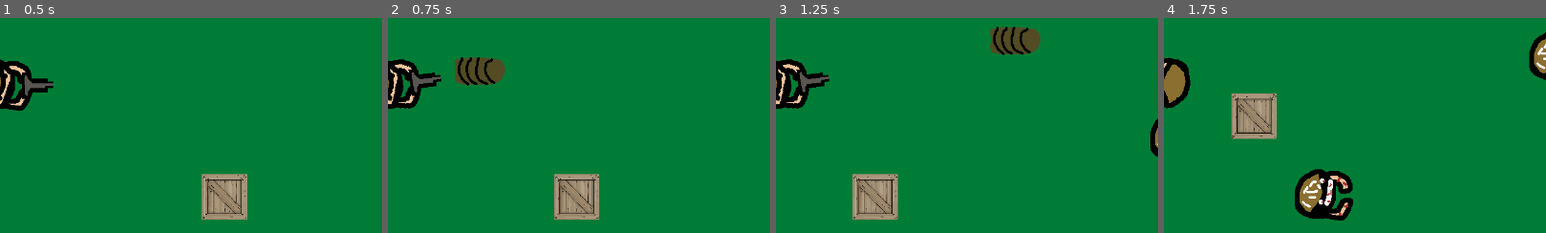
Above: before the commit, frames 1-4 (left to right).
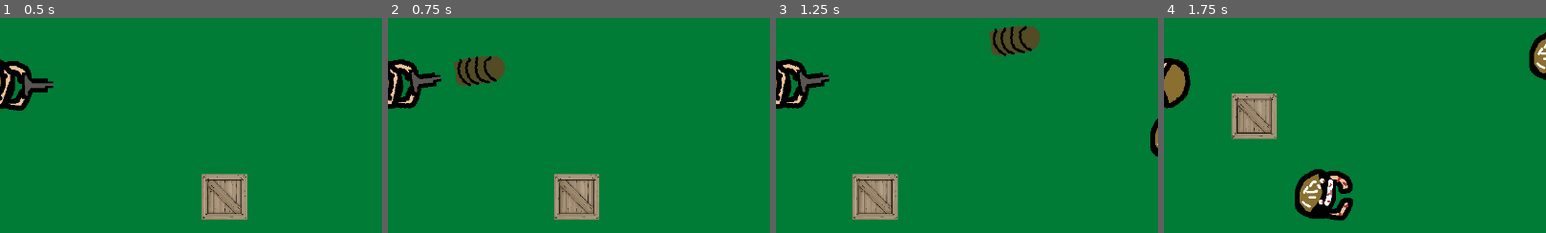
Above: after the commit, the same moments.

Repository: FlipSniper/BATTLEGROUNDS
Game: Godot game, scene res://scenes/world.tscn
Same seed, same stepped clock (60 frames per second), same inputs: the game is played once before the commit and once after it.
Inputs (mouse positions are % of the whole screen's width and height, from its top left):
- Up to frame 1 (0.5 s): no input
- Up to frame 2 (0.75 s): tap Enter at 0.5 s; move the mouse to (72, 45) at 0.52 s; hold D (move_right) from 0.53 s (still down); click (72, 45) at 0.6 s
- Up to frame 3 (1.25 s): keep holding D (move_right); tap 0 (toggle_gun) at 0.8 s
- Up to frame 4 (1.75 s): move the mouse to (30, 55) at 1.27 s; release D (move_right) at 1.28 s; hold S (move_down) from 1.28 s (still down); tap 0 (toggle_gun) at 1.35 s; tap 1 (toggle_laser) at 1.55 s
The pictures show only the part of the screen within x 50-100%, y 35-85%; the shares and areas given below are measured in that part.

Frame 1 is identical in both runs. In frame 2, 0.5% of the frame differs, in the area x 17-31%, y 17-32%; in frame 3, 0.5%; in frame 4, nothing differs.

Commit message:
Enemy chases after getting shot

Diff:
--- a/battlegorunds/scripts/bullet.gd
+++ b/battlegorunds/scripts/bullet.gd
@@ -2,21 +2,23 @@
 
 var speed = 800
 var direction = Vector2.ZERO
-
-func _ready():
-	# Rotate to face the direction of travel
-	if direction != Vector2.ZERO:
-		rotation = direction.angle()
+var player = null  # 👈 reference to the player who fired
+var rotated = false
 
 func _physics_process(delta):
+	if !rotated and direction != Vector2.ZERO:
+		rotation = direction.angle()
+		rotated = true
+
 	if direction != Vector2.ZERO:
 		position += direction * speed * delta
 
-	# Optional: delete if off-screen
 	if not get_viewport_rect().has_point(global_position):
 		queue_free()
 
 func _on_body_entered(body):
 	if body is Enemy:
+		if player != null:
+			body.player = player  # 👈 tell the enemy who shot it
 		body.take_damage(1)
 	queue_free()
--- a/battlegorunds/scripts/player.gd
+++ b/battlegorunds/scripts/player.gd
@@ -23,7 +23,7 @@
 	if Input.is_action_just_pressed("quit"):
 		get_tree().quit()
 
-	if Input.is_action_just_pressed("toggle_laser") and !laser_on:
+	if Input.is_action_just_pressed("toggle_laser") and !laser_on and !animplayer.is_playing():
 		laser_on = true
 		laser_line.visible = true
 		if current_weapon == "gun":
@@ -31,22 +31,24 @@
 			current_weapon = "laser"
 			animplayer.play_backwards("turn_laser_on")
 			animplayer.play("turn_laser_on")
-	if Input.is_action_just_pressed("toggle_gun") and !gun_on:
+
+	if Input.is_action_just_pressed("toggle_gun") and !gun_on and !animplayer.is_playing():
 		gun_on = true
 		if current_weapon == "laser":
 			animplayer.play_backwards("turn_laser_on")
 			laser_line.visible = false
 			laser_on = false
-
 		gun_on = true
 		current_weapon = "gun"
 		animplayer.play("turn_gun_on")
+
 	if Input.is_action_just_pressed("shoot") and gun_on:
 		shoot_sound.play()
 		var bullet_instance = preload("res://scenes/bullet.tscn").instantiate()
 		get_tree().current_scene.add_child(bullet_instance)
 		bullet_instance.global_position = shoot_raycast.global_position
 		bullet_instance.direction = (get_global_mouse_position() - global_position).normalized()
+		bullet_instance.player = self
 
 
 	if shoot_raycast.is_colliding():
@@ -66,8 +68,6 @@
 				collider.player = self
 				collider.take_damage(1)
 
-
-
 func _physics_process(delta: float) -> void:
 	var move_dir = Vector2(Input.get_axis("move_left","move_right"),
 	Input.get_axis("move_up","move_down"))
@@ -80,7 +80,6 @@
 
 	move_and_slide()
 
-
 func _on_hit_box_body_entered(body: Node2D) -> void:
 	if body is Enemy:
 		died.emit()
